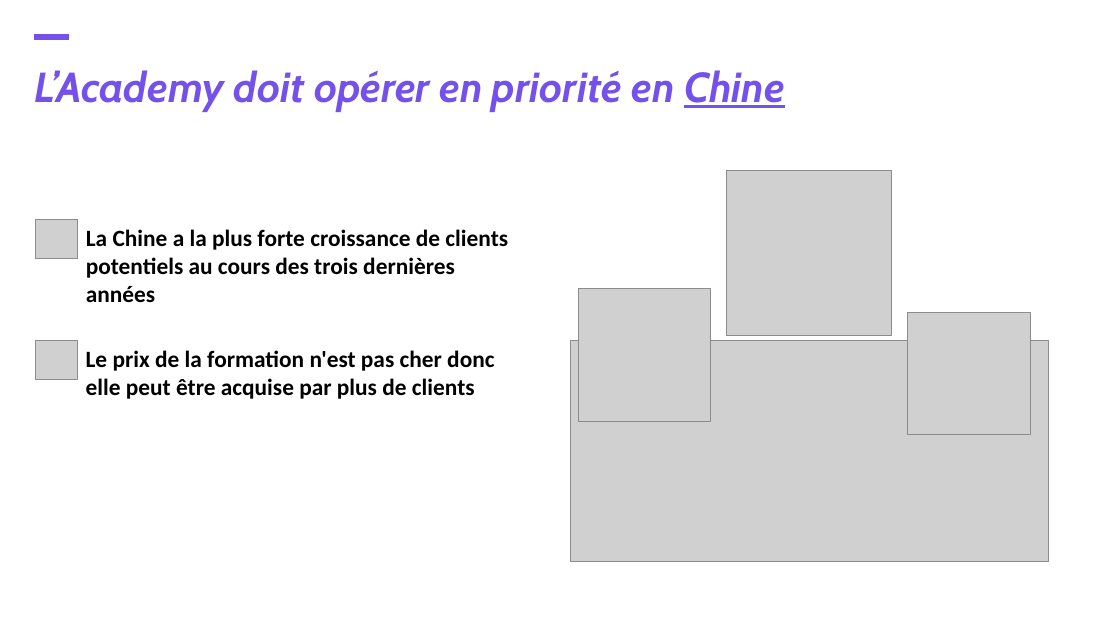
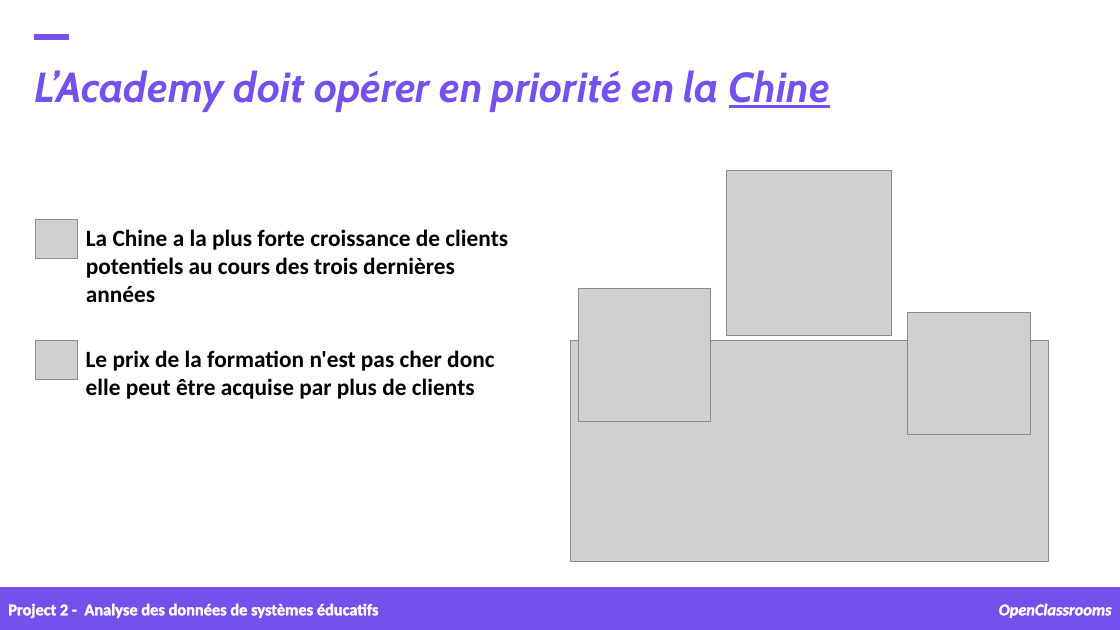
Before and after one commit to samirhinojosa/OC-P2-education-statistics, a slide deck: slide 19 of supports/P2_02_presentation v2 - final.pptx. Drawn at 1120x630 pixels with LibreOffice and Linux fonts; fonts in the diff are those of the drawing; grey boxes stand for pictures; background and template pictures are left out. Boxes give left, top, right and bottom in pixels: in the first picture for what was removed or moved away, otherwise in the second. Text is boxed around its words. In the diff, an @@ line names an element or a change of style, - is before the commit and + after.

```diff
--- a/supports/P2_02_presentation v2 - final.pptx
+++ b/supports/P2_02_presentation v2 - final.pptx
@@ text at box(34, 70, 830, 112): text changed @@
-L’Academy doit opérer en priorité en Chine
+L’Academy doit opérer en priorité en la Chine
@@ rectangle added at box(0, 588, 1120, 630), fill #7451EB, outline #7451EB 1 pt @@
@@ text added at box(8, 603, 379, 618), 14 pt, text #FFFFFF, bold @@
+Project 2 - Analyse des données de systèmes éducatifs
@@ text added at box(999, 603, 1112, 618), 14 pt, text #FFFFFF, bold, italic @@
+OpenClassrooms
```
Also in this commit, not shown: 8 other slides changed, 5 other files.
